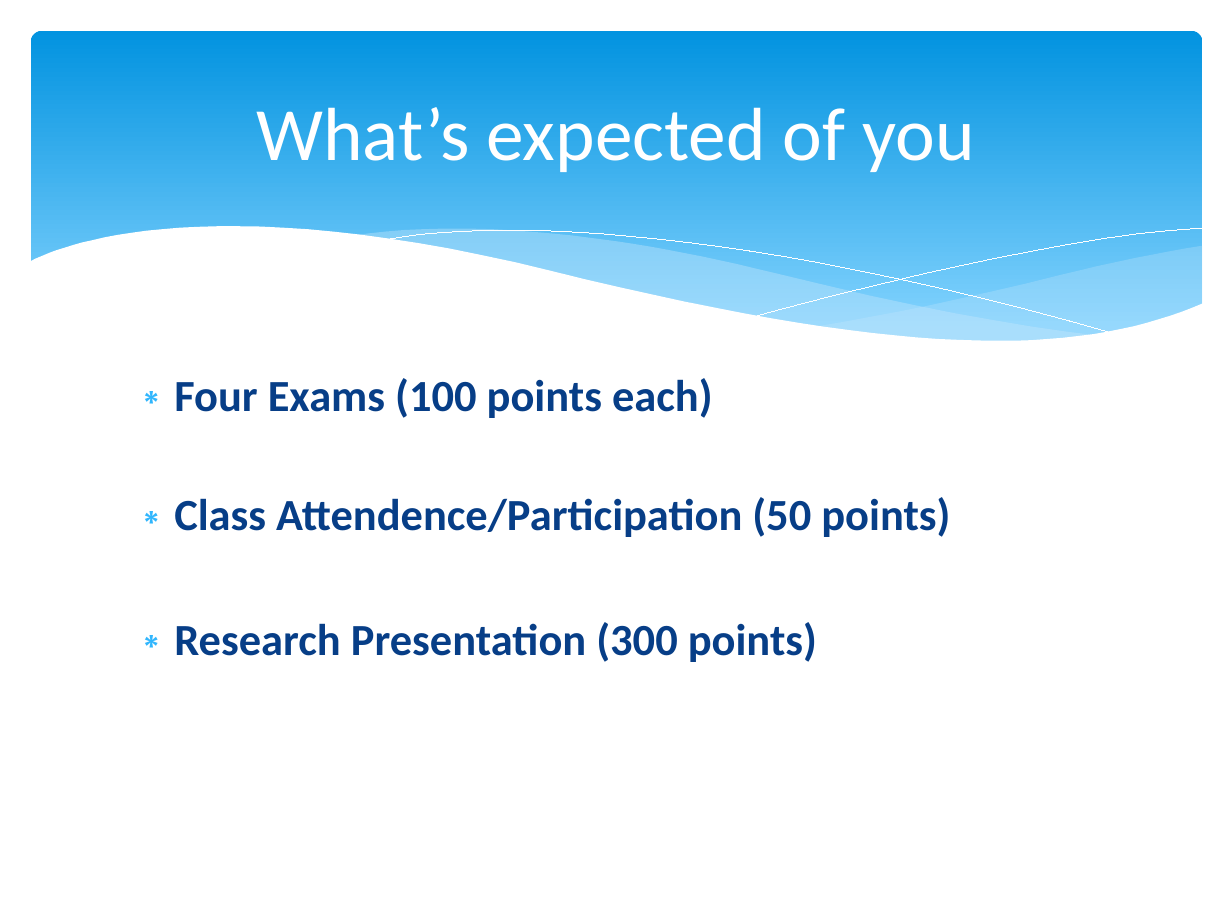
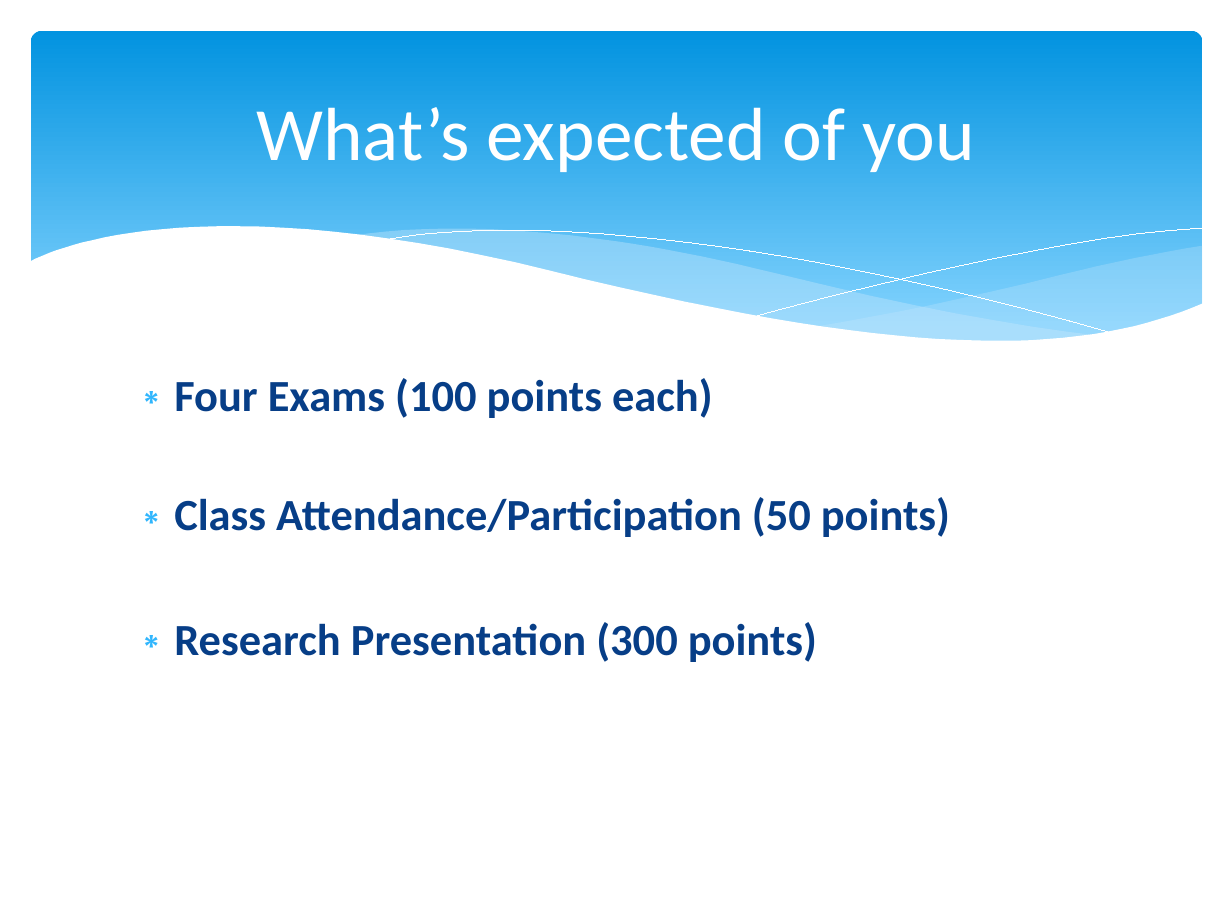
Before and after one commit to npm27/Teaching-Materials, a slide deck: slide 6 of Research Methods/Slides/0 First Day Info.pptx. Drawn at 1232x924 pixels with LibreOffice and Linux fonts; fonts in the diff are those of the drawing. Boxes give left, top, right and bottom in pixels: in the first picture for what was removed or moved away, otherwise in the second. Text is boxed around its words. In the diff, an @@ line names an element or a change of style, - is before the commit and + after.

Commit message:
Working on Methods Class

```diff
--- a/Research Methods/Slides/0 First Day Info.pptx
+++ b/Research Methods/Slides/0 First Day Info.pptx
@@ text at [174,497,950,537]: text changed @@
-∗ Class Attendence/Participation (50 points)
+∗ Class Attendance/Participation (50 points)
```
Also in this commit, not shown: 3 other slides changed, 5 other files.
